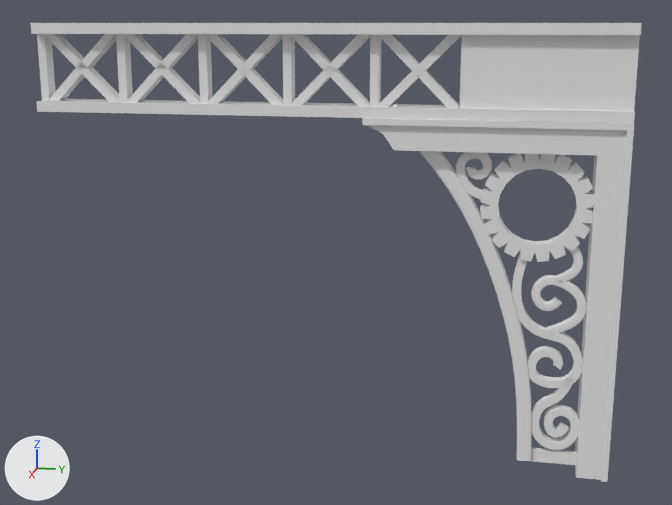
The FBX model Assets/Model/New Props/Hub/Hub_Arch.fbx, before and after one commit.
The view is the same before and after, from a 50 mm camera at (12.05, -1.31, 5.89) aimed at (-0.02, -3.72, 2.87). The lights are fixed; the arrows at lower left show +X, +Y and +Z. Where no turn or scale is listed for an object, it has been applied to the vertices. Vertices at the same position are counted once.

The first picture shows 'Hub_Arch'.
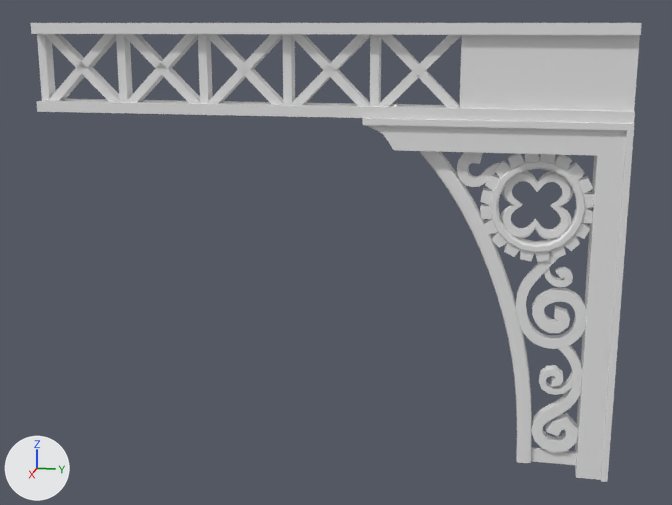
The newer file is also turned or shifted as a whole; pictures and numbers use the older file's frame.

What the commit changed:
me_mesh is used by ob_hub_arch; location (0.0, 0.0, 0.0).
me_mesh had 2383 vertices, 2310 faces and spanned x -0.3..0.3, y -7.84..0.0, z 0.0..5.9.
me_mesh now has 1433 vertices, 1367 faces and spans x -0.3..0.3, y -7.84..0.0, z 0.0..5.9.
me_mesh part 1: the loose piece of 384 vertices spanning x -0.06..0.06, y -1.03..-0.38, z 0.28..1.34 is rebuilt with 92 vertices and now spans x -0.09..0.09, y -1.02..-0.38, z 0.25..1.88.
me_mesh part 2: the loose piece of 312 vertices spanning x -0.06..0.06, y -2.14..-1.68, z 3.68..4.33 is rebuilt with 68 vertices and now spans x -0.1..0.1, y -2.12..-1.5, z 3.85..4.32.
me_mesh part 3: a new loose piece of 280 vertices spanning x -0.05..0.05, y -1.55..-0.65, z 3.17..4.08, in mat_hubarch_mat (white #e7e7e7).
me_mesh part 4: a new loose piece of 60 vertices spanning x -0.09..0.09, y -0.95..-0.44, z 1.09..1.45, in mat_hubarch_mat (white #e7e7e7).
me_mesh part 5: 55 vertices moved from x -0.1..0.1, y -1.81..-0.37, z 0.1..4.34 to x -0.1..0.1, y -1.81..-0.37, z 0.07..4.34; 1137 vertices removed from x -0.1..0.1, y -1.68..-0.39, z 1.17..4.21; 383 vertices added at x -0.3..0.3, y -1.68..0.0, z 1.73..4.72.

Boxes [x1, y1, x2, y2] around the edits, measured in the pictures (672 x 505 px):
part 1 of me_mesh, rebuilt: before [532, 374, 579, 450]; after [531, 345, 582, 453]
part 2 of me_mesh, rebuilt: before [455, 152, 492, 200]; after [457, 152, 501, 187]
part 3 of me_mesh, added: after [500, 171, 573, 240]
part 4 of me_mesh, added: after [539, 365, 573, 395]
part 5 of me_mesh, cut back: before [480, 154, 594, 388]; after [480, 154, 594, 349]
